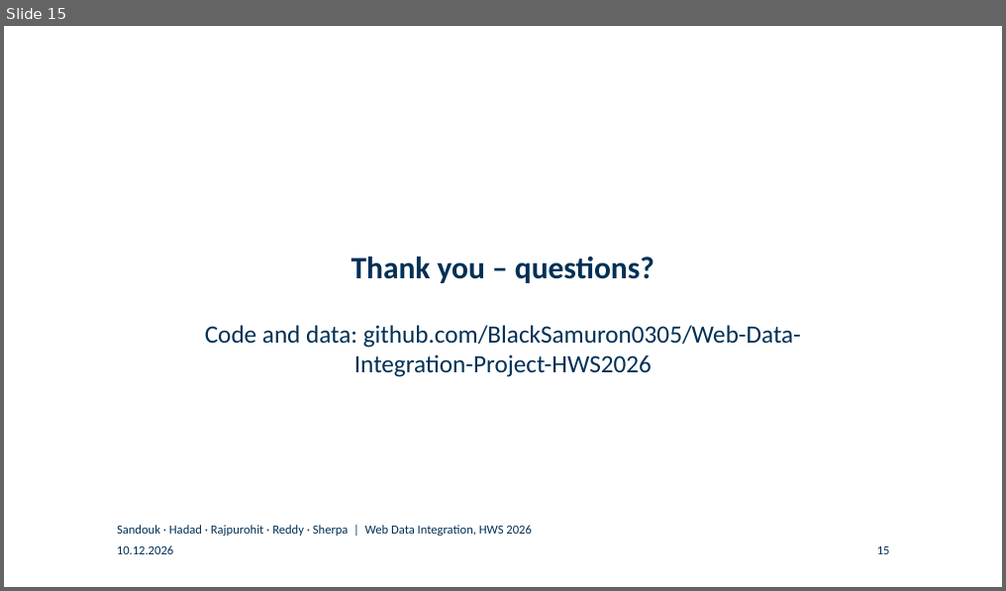
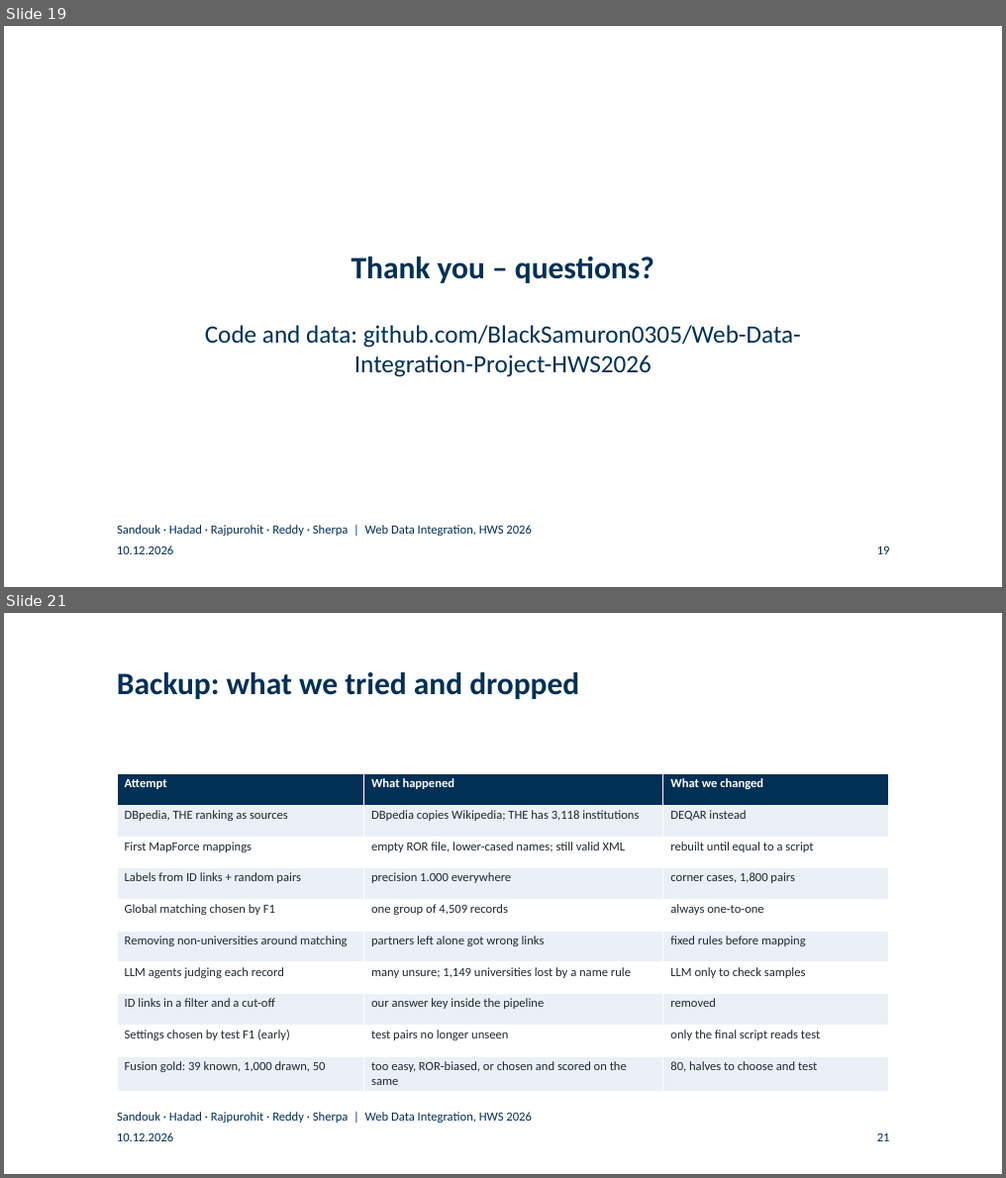
Before and after one commit to BlackSamuron0305/Web-Data-Integration-Project-HWS2026, a slide deck: submission/final-presentation/final_presentation.pptx. Shown one above the other, each under a label of ours: slide 15 before the commit, slides 19 and 21 after it; the slides between them are not shown. The pictures are 1006x591 and 1006x1178 pixels, drawn with LibreOffice and Linux fonts; fonts in the diff are those of the drawing; background and template pictures are left out. Boxes give left, top, right and bottom in pixels: in the first picture for what was removed or moved away, otherwise in the second. Text is boxed around its words. In the diff, an @@ line names an element or a change of style, - is before the commit and + after.

```diff
--- a/submission/final-presentation/final_presentation.pptx
+++ b/submission/final-presentation/final_presentation.pptx
@@ slide 21 added at bbox=[4, 613, 1002, 1174], background #FFFFFF @@
@@ title added at bbox=[117, 672, 579, 699], 30 pt, text #003056, bold @@
+Backup: what we tried and dropped
@@ table added at bbox=[117, 773, 888, 1089], 10 rows, 3 columns @@
+Attempt | What happened | What we changed
+DBpedia, THE ranking as sources | DBpedia copies Wikipedia; THE has 3,118 institutions | DEQAR instead
+First MapForce mappings | empty ROR file, lower-cased names; still valid XML | rebuilt until equal to a script
+Labels from ID links + random pairs | precision 1.000 everywhere | corner cases, 1,800 pairs
+Global matching chosen by F1 | one group of 4,509 records | always one-to-one
+Removing non-universities around matching | partners left alone got wrong links | fixed rules before mapping
+LLM agents judging each record | many unsure; 1,149 universities lost by a name rule | LLM only to check samples
+ID links in a filter and a cut-off | our answer key inside the pipeline | removed
+Settings chosen by test F1 (early) | test pairs no longer unseen | only the final script reads test
+Fusion gold: 39 known, 1,000 drawn, 50 | too easy, ROR-biased, or chosen and scored on the same | 80, halves to choose and test
@@ text added at bbox=[117, 1112, 532, 1123], 12 pt, text #003056 @@
+Sandouk · Hadad · Rajpurohit · Reddy · Sherpa | Web Data Integration, HWS 2026
@@ text added at bbox=[117, 1133, 173, 1142], 12 pt, text #003056 @@
+10.12.2026
@@ page number added at bbox=[877, 1134, 890, 1142], 12 pt, text #003056 @@
+21
@@ what was slide 15 is now slide 19 @@
@@ page number at bbox=[877, 547, 890, 555]: text changed @@
-15
+19
```
Also in this commit, not shown: 8 slides changed, 12 other slides added, 12 slides removed, 9 other files.
